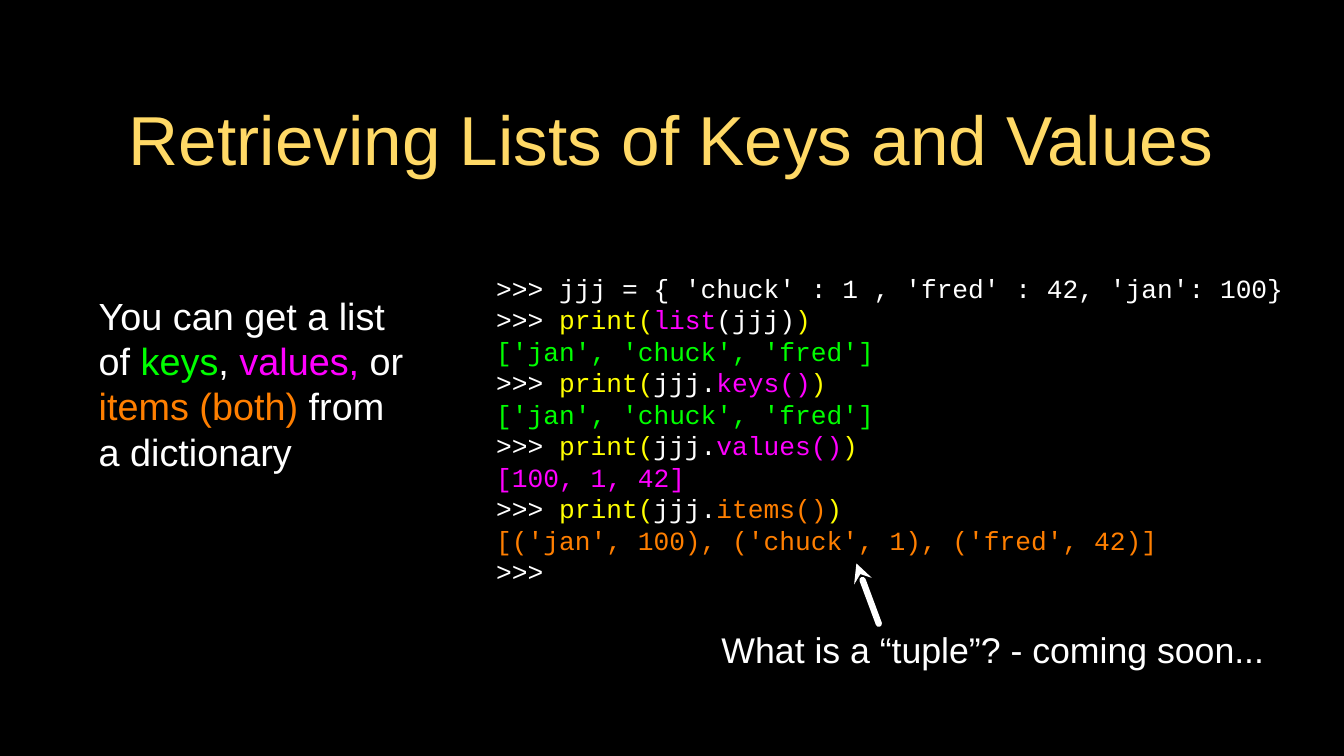
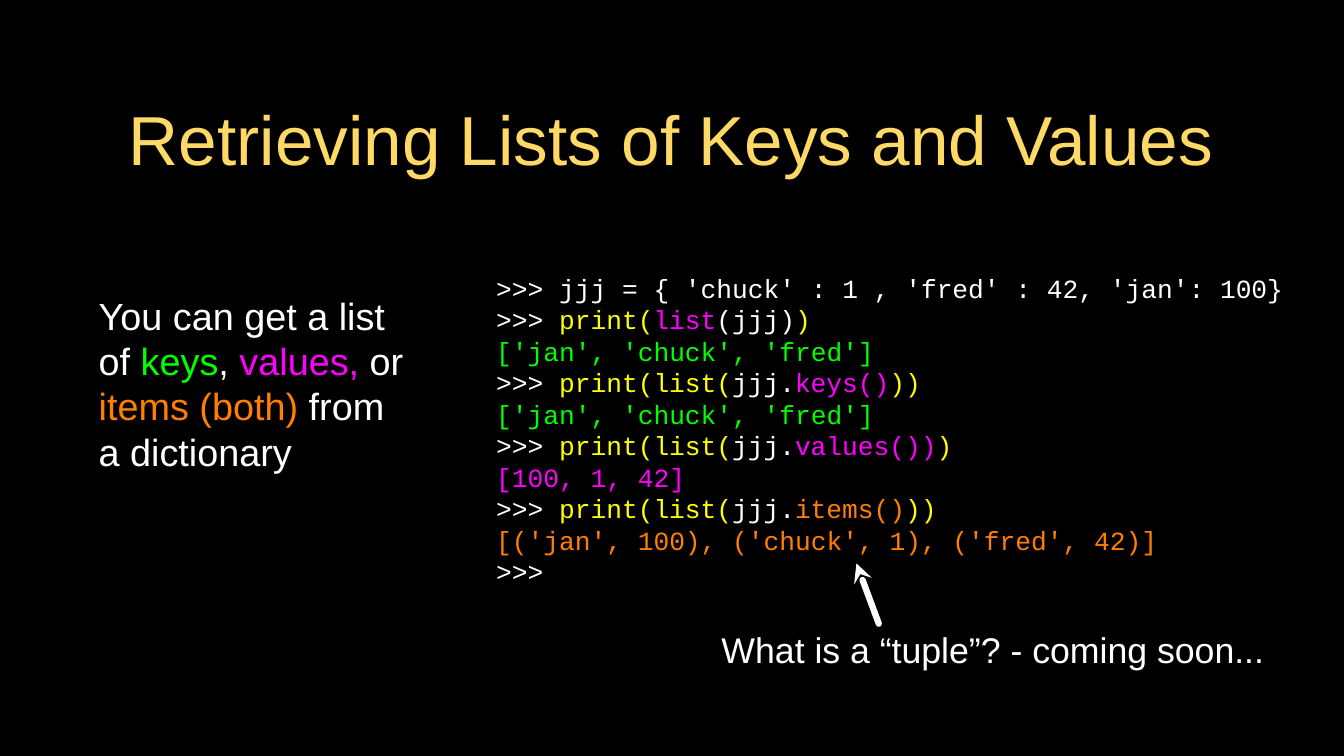
Before and after one commit to csev/py4e, a slide deck: slide 26 of lectures3/Pythonlearn-09-Dictionaries.pptx. Drawn at 1344x756 pixels with LibreOffice and Linux fonts; fonts in the diff are those of the drawing. Boxes give left, top, right and bottom in pixels: in the first picture for what was removed or moved away, otherwise in the second. Text is boxed around its words. In the diff, an @@ line names an element or a change of style, - is before the commit and + after.

Commit message:
More from Konstantia :)

```diff
--- a/lectures3/Pythonlearn-09-Dictionaries.pptx
+++ b/lectures3/Pythonlearn-09-Dictionaries.pptx
@@ text at box(559, 374, 921, 398): text changed; text colour #FFFFFF to #FFFF00 @@
->>> print(jjj.keys())
+>>> print(list(jjj.keys()))
@@ text at box(559, 437, 952, 461): text changed; text colour #FF00FF to #FFFF00 @@
->>> print(jjj.values())
+>>> print(list(jjj.values()))
@@ text at box(559, 500, 936, 524): text changed; text colour #FFFFFF to #FFFF00 @@
->>> print(jjj.items())
+>>> print(list(jjj.items()))
```
